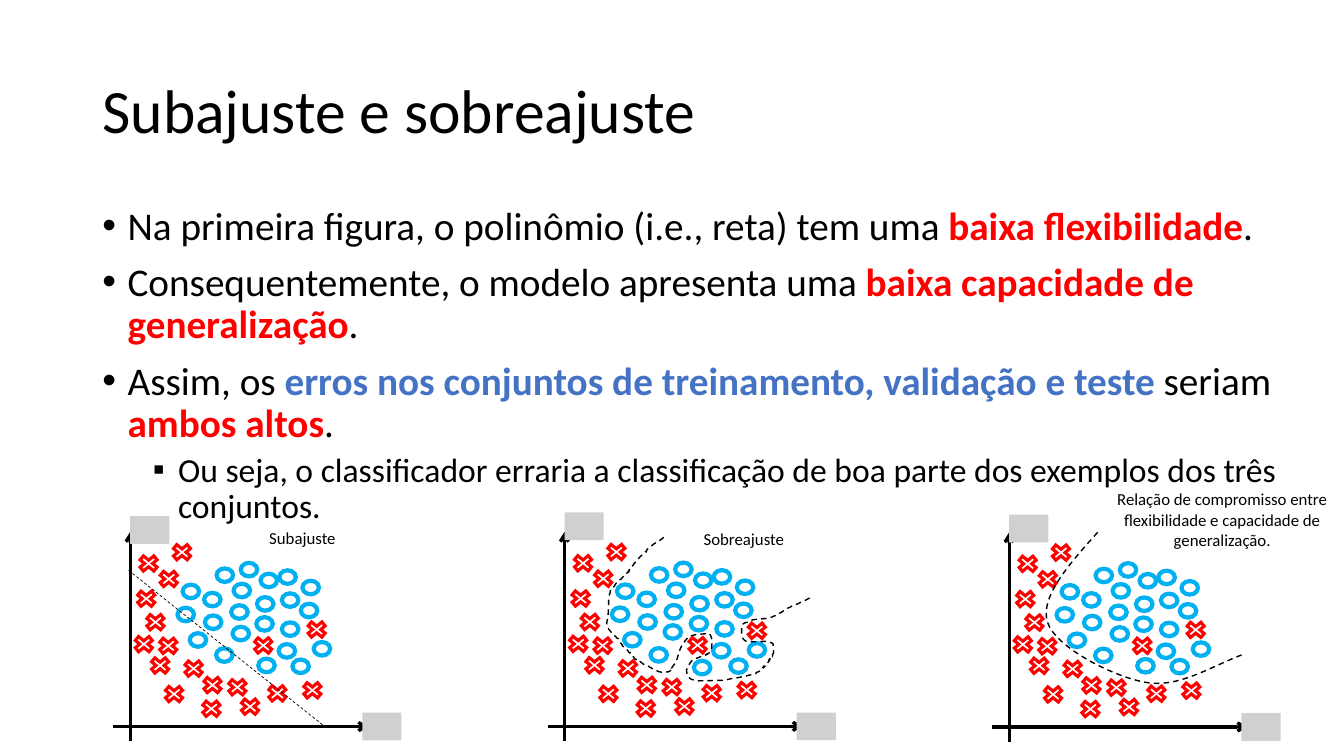
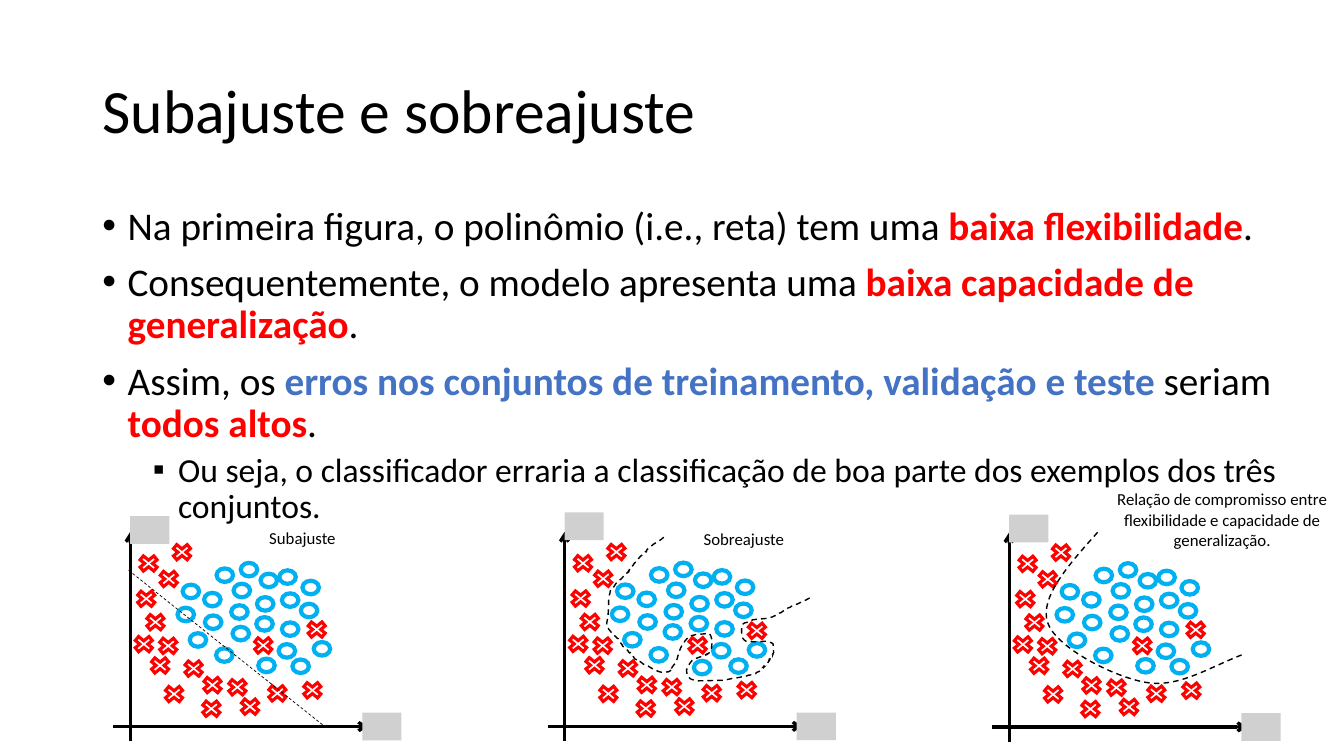
Before and after one commit to zz4fap/c24_inteligencia_artificial, a slide deck: slide 43 of slides/C24_Classificação.pptx. Drawn at 1344x756 pixels with LibreOffice and Linux fonts; fonts in the diff are those of the drawing; grey boxes stand for pictures. Boxes give left, top, right and bottom in pixels: in the first picture for what was removed or moved away, otherwise in the second. Text is boxed around its words. In the diff, an @@ line names an element or a change of style, - is before the commit and + after.

```diff
--- a/slides/C24_Classificação.pptx
+++ b/slides/C24_Classificação.pptx
@@ text at box(128, 367, 1271, 438): text changed @@
-• Assim, os erros nos conjuntos de treinamento, validação e teste seriam ambos altos.
+• Assim, os erros nos conjuntos de treinamento, validação e teste seriam todos altos.
```
Also in this commit, not shown: 6 other slides changed, 2 slides added, 2 other files.
